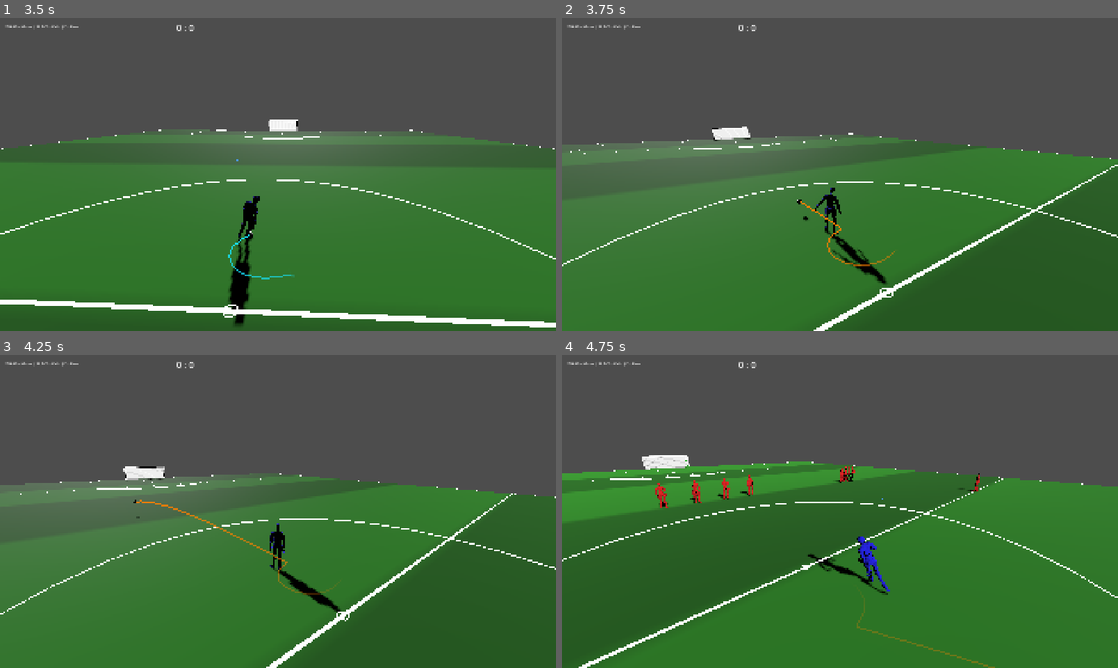
Above: before the commit, frames 1-4 (two rows, left to right).
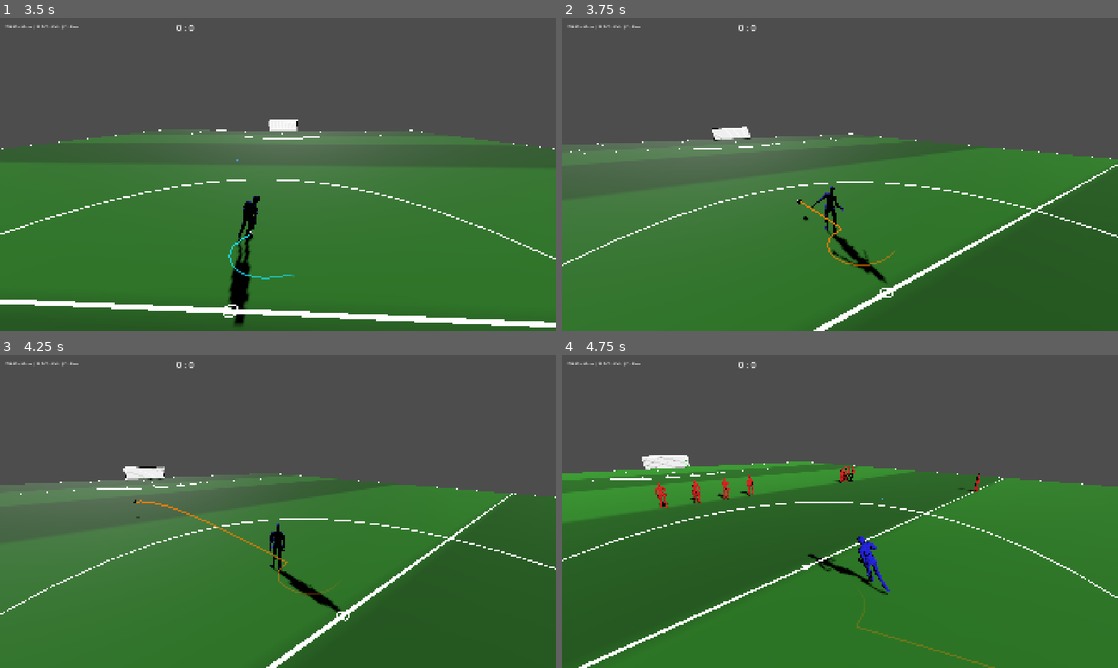
Above: after the commit, the same moments.

Repository: Churikov0112/open_football
Game: Godot game, scene res://scenes/main_menu.tscn
The game is run twice, just before and just after one commit, with the same random seed, the same clock (stepped at 60 frames per second) and the same inputs.
Inputs (mouse positions are in pixels of both pictures, inside the frame that each line leads up to):
- Up to frame 1 (3.5 s): click "Start Match" at 0.5 s; move the mouse to (400, 158) at 1.27 s; hold Right (move_right) 1.28-2 s; hold E (combo_curl) 1.28-2 s; click (400, 158) at 1.42 s; drag from (166, 190) to (250, 237) at 2.02 s; move the mouse to (333, 105) at 2.77 s; hold Right (move_right) from 2.78 s (still down); hold D (kick) from 2.78 s (still down)
- Up to frame 2 (3.75 s): release Right (move_right) at 3.5 s; release D (kick) at 3.5 s; drag from (812, 237) to (673, 127) at 3.52 s
- Up to frame 3 (4.25 s): no input
- Up to frame 4 (4.75 s): move the mouse to (1006, 558) at 4.27 s; hold Left (move_left) from 4.28 s (still down); tap X (pass_short) at 4.35 s

Frame 1 is identical in both runs. In frame 2, 0.3% of the frame differs, in the area x 44-59%, y 53-86%; in frame 3, less than 0.1%; in frame 4, nothing differs.

Commit message:
fix(penalty): real crossfade on kick-clip return (AT_END didn't blend)

Diff:
--- a/scripts/player/player_visual.gd
+++ b/scripts/player/player_visual.gd
@@ -168,7 +168,10 @@
 		sm.add_node(clip, node, Vector2(120, y))
 		y += 80.0
 		sm.add_transition(LOCOMOTION, clip, _make_transition(false))
-		sm.add_transition(clip, LOCOMOTION, _make_transition(true))
+		# Обратный переход — обычный кроссфейд (IMMEDIATE+xfade), а НЕ AT_END: авто-возврат по
+		# концу клипа щёлкал в idle (AT_END+xfade не блендит, а держит последний кадр и снапает).
+		# Возврат инициирует _process (travel в локомоцию, когда _active_action очищается на lock).
+		sm.add_transition(clip, LOCOMOTION, _make_transition(false))
 		_states[clip] = true
 
 	var oneshot_added: Array[String] = []
@@ -259,14 +262,13 @@
 	bt.connect_node(&"output", 0, &"speed")
 	return bt
 
-## Переход StateMachine. auto_return=true → авто-возврат в конце клипа (AT_END/AUTO) с кроссфейдом
-## (иначе поза удара щёлкает в idle резко); иначе — переход только по travel() (ENABLED), с кроссфейдом.
+## Переход StateMachine. auto_return=true → авто-возврат в конце клипа (AT_END/AUTO, без кроссфейда;
+## сейчас не используется — ACTION-возврат делает IMMEDIATE+xfade); иначе — переход по travel() с кроссфейдом.
 func _make_transition(auto_return: bool) -> AnimationNodeStateMachineTransition:
 	var t := AnimationNodeStateMachineTransition.new()
 	if auto_return:
 		t.switch_mode = AnimationNodeStateMachineTransition.SWITCH_MODE_AT_END
 		t.advance_mode = AnimationNodeStateMachineTransition.ADVANCE_MODE_AUTO
-		t.xfade_time = 0.25   # плавный сход клипа удара в локомоцию (без этого — резкий щелчок)
 	else:
 		t.switch_mode = AnimationNodeStateMachineTransition.SWITCH_MODE_IMMEDIATE
 		t.advance_mode = AnimationNodeStateMachineTransition.ADVANCE_MODE_ENABLED
